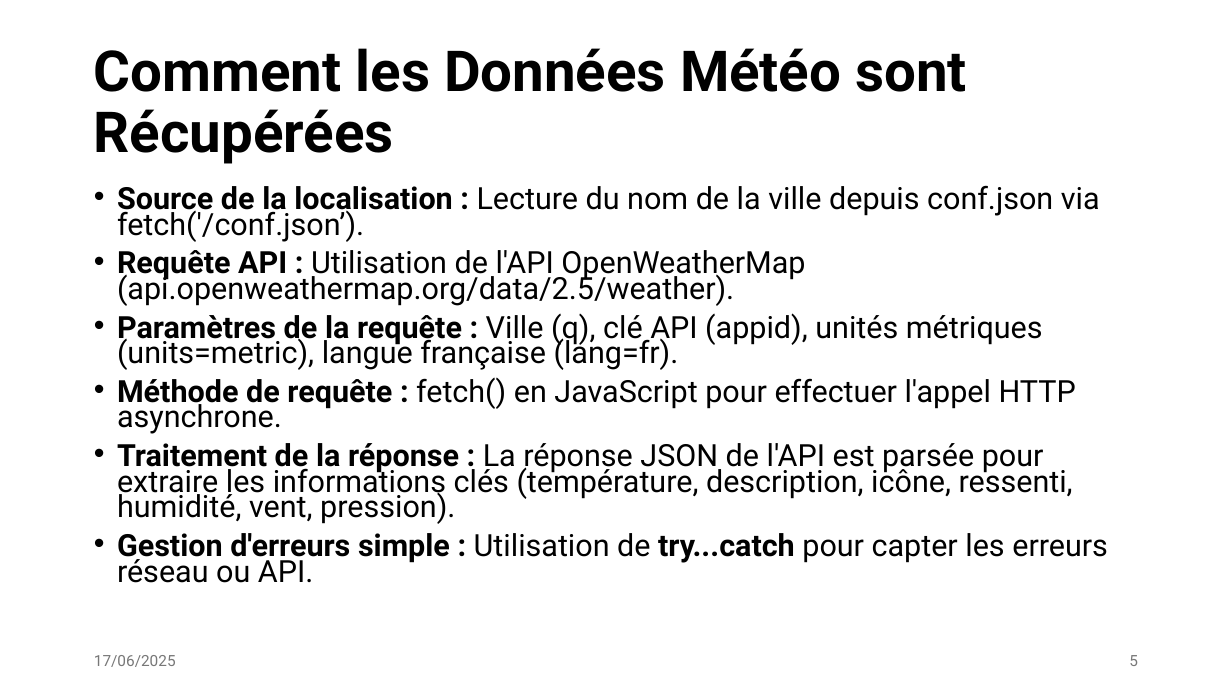
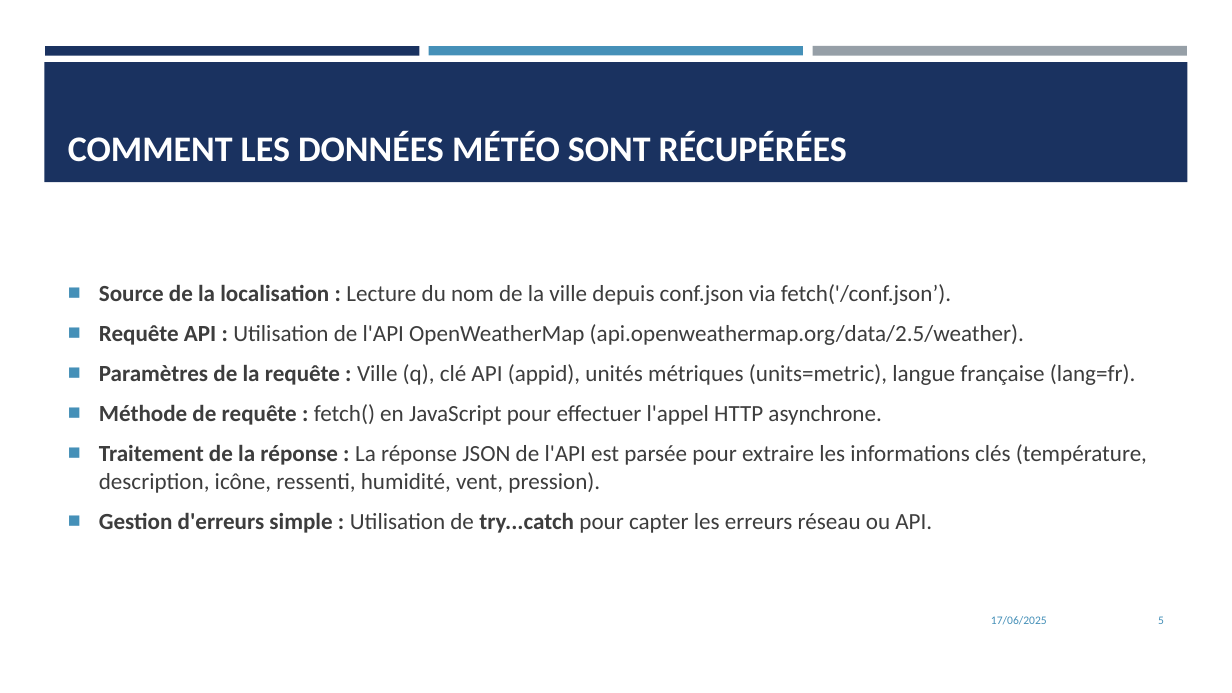
Before and after one commit to ualtas/meteoscope, a slide deck: slide 5 of meteoscop.pptx. Drawn at 1232x693 pixels with LibreOffice and Linux fonts; fonts in the diff are those of the drawing. Boxes give left, top, right and bottom in pixels: in the first picture for what was removed or moved away, otherwise in the second. Text is boxed around its words. In the diff, an @@ line names an element or a change of style, - is before the commit and + after.

```diff
--- a/meteoscop.pptx
+++ b/meteoscop.pptx
@@ rectangle added at box(45, 46, 420, 55), fill #1A3260 @@
@@ rectangle added at box(429, 46, 803, 55), fill #4590B8 @@
@@ rectangle added at box(812, 46, 1187, 56), fill #969FA7 @@
@@ rectangle added at box(44, 62, 1188, 182), fill #1A3260 @@
@@ title "COMMENT LES DONNÉES MÉTÉO SONT ..." at box(68, 131, 847, 162): vertical alignment middle to bottom @@
@@ title at box(68, 131, 847, 162): text changed; size 44 to 28 pt; font Roboto to Calibri; text colour #000000 to #FFFFFF @@
-Comment les Données Météo sont Récupérées
+COMMENT LES DONNÉES MÉTÉO SONT RÉCUPÉRÉES
@@ text "Source de la localisation : ...": place and size @@
-text "Source de la localisation : ..." at box(117, 185, 1108, 583)
+text "Source de la localisation : ..." at box(99, 284, 1147, 533)
@@ text "Source de la localisation : ..." at box(99, 284, 1147, 533): size 23.8 to 18 pt, font Roboto to Calibri, text colour #000000 to #3D3D3D; bullet • to ■; line spacing 0.7 to 1; vertical alignment top to middle @@
@@ text "17/06/2025": place and size @@
-text "17/06/2025" at box(94, 655, 176, 667)
+text "17/06/2025" at box(991, 616, 1047, 625)
@@ text "17/06/2025" at box(991, 616, 1047, 625): size 12 to 9 pt, font Roboto to Calibri, text colour #797979 to #4590B8; alignment left to right @@
@@ page number: place and size @@
-page number at box(1129, 655, 1138, 666)
+page number at box(1158, 616, 1164, 624)
@@ page number at box(1158, 616, 1164, 624): size 12 to 9 pt, font Roboto to Calibri, text colour #797979 to #4590B8 @@
```
Also in this commit, not shown: 10 other slides changed.
